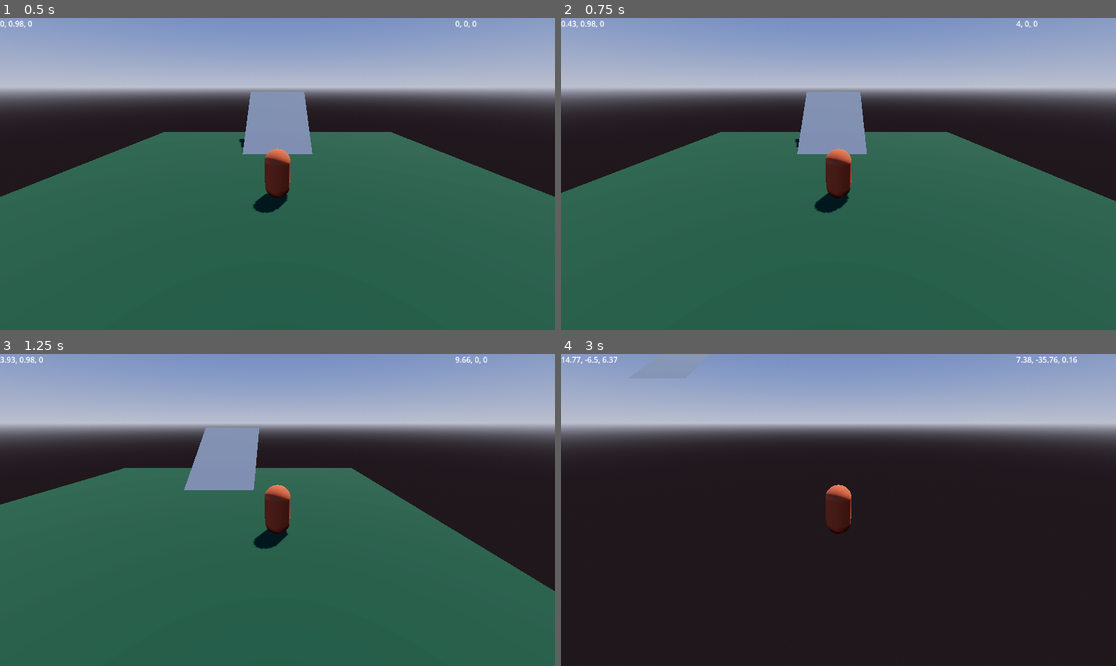
Above: before the commit, frames 1-4 (two rows, left to right).
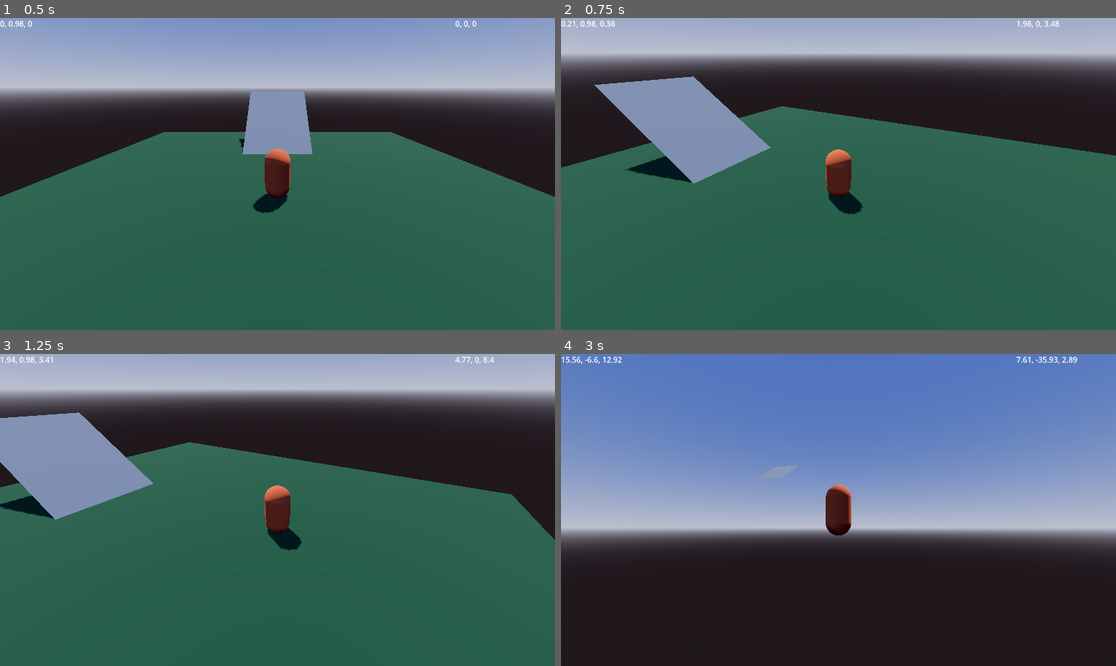
Above: after the commit, the same moments.

Repository: Grantallkotten/my-game
Game: Godot game, scene res://scene.tscn
Same seed, same stepped clock (60 frames per second), same inputs: the game is played once before the commit and once after it.
Inputs (mouse positions are in pixels of both pictures, inside the frame that each line leads up to):
- Up to frame 1 (0.5 s): no input
- Up to frame 2 (0.75 s): tap Enter at 0.5 s; move the mouse to (960, 158) at 0.52 s; press the mouse at (960, 158) at 0.53 s; hold D (move_right) from 0.53 s (still down)
- Up to frame 3 (1.25 s): keep holding D (move_right); tap Space (jump) at 0.77, 0.8, 1.07 s
- Up to frame 4 (3 s): move the mouse to (727, 525) at 1.27 s; release D (move_right) at 1.28 s; release the mouse at (727, 525) at 1.28 s; hold S (move_backwards) 1.28-2.03 s; tap Space (jump) at 1.35, 1.52, 1.82, 2.3 s; click (727, 525) at 1.55 s; move the mouse to (894, 441) at 2.02 s; press the mouse at (894, 441) at 2.03 s; hold D (move_right) 2.03-2.78 s; move the mouse to (810, 572) at 2.77 s; release the mouse at (810, 572) at 2.78 s; hold W (move_forward) from 2.78 s (still down); click (810, 572) at 2.85 s

Frame 1 is identical in both runs. In frame 2, 39% of the frame differs, in the area x 0-100%, y 0-64%; in frame 3, 41%; in frame 4, 61%.

Commit message:
Camera movments added

Diff:
--- a/player/player.gd
+++ b/player/player.gd
@@ -2,18 +2,45 @@
 
 @onready var position_label: Label = $HUD/HUDArea/PositionLabel
 @onready var velocity_label: Label = $HUD/HUDArea/VelocityLabel
+
+@onready var camera: Camera3D = $CameraPivot/PitchPivot/Camera3D
+@onready var camera_pivot: Node3D = $CameraPivot
+
+@export_range(0.0, 1.0) var mouse_sensitivity: float = 0.25
+
 
 @export var walk_speed: float = 10.0
 @export var walk_acceleration: float = 20.0
 @export var jump_strength: float = 20.0
 @export var gravity: float = 90.0
 
-# Called when the node enters the scene tree for the first time.
+var camera_input_dirction: Vector2 = Vector2.ZERO
+
 func _ready() -> void:
-	pass # Replace with function body.
+	Input.mouse_mode = Input.MOUSE_MODE_CAPTURED
+
+func _input(event: InputEvent) -> void:
+	if event.is_action_pressed("left_click"):
+		Input.mouse_mode = Input.MOUSE_MODE_CAPTURED
+	if event.is_action_pressed("ui_cancel"):
+		Input.mouse_mode = Input.MOUSE_MODE_VISIBLE
 
 
-# Called every frame. 'delta' is the elapsed time since the previous frame.
+func _unhandled_input(event: InputEvent) -> void:
+	var camera_in_motion := (event is InputEventMouseMotion and Input.get_mouse_mode() == Input.MOUSE_MODE_CAPTURED)
+	if camera_in_motion:
+		camera_input_dirction = event.screen_relative * mouse_sensitivity
+
+func _physics_process(delta: float) -> void:
+	var camera_pivot_x_upper_limit: float = PI / 12.0
+	var camera_pivot_x_lower_limit: float = - PI / 6.0
+
+	camera_pivot.rotation.x += camera_input_dirction.y * delta
+	camera_pivot.rotation.x = clamp(camera_pivot.rotation.x, camera_pivot_x_lower_limit, camera_pivot_x_upper_limit)
+
+	camera_pivot.rotation.y += -camera_input_dirction.x * delta
+	camera_input_dirction = Vector2.ZERO
+
 func _process(delta: float) -> void:
 	_player_movment(delta)
 	_set_hud()
@@ -22,15 +49,20 @@
 		restart_scene()
 
 func _player_movment(delta: float) -> void:
-	var movment_direction := Vector3.ZERO
+	var movment_direction: Vector3 = Vector3.ZERO
+	var forward = camera.global_basis.z
+	var right = camera.global_basis.x
+
 	# Input.get_axis(A, B) --> A will return 1.0 and B -1.0
 	movment_direction.x = Input.get_axis("move_left", "move_right")
 	movment_direction.z = Input.get_axis("move_forward", "move_backwards")
+	movment_direction = forward * movment_direction.z + right * movment_direction.x
 	movment_direction = movment_direction.normalized()
+
 
 	velocity = velocity.move_toward(movment_direction * walk_speed, walk_acceleration * delta)
 
-	var is_about_to_jump := Input.is_action_just_pressed("jump") and is_on_floor()
+	var is_about_to_jump = Input.is_action_just_pressed("jump") and is_on_floor()
 	if is_about_to_jump:
 		velocity.y += jump_strength
 
--- a/player/player.tscn
+++ b/player/player.tscn
@@ -40,6 +40,7 @@
 anchor_bottom = 1.0
 grow_horizontal = 2
 grow_vertical = 2
+mouse_filter = 1
 
 [node name="PositionLabel" type="Label" parent="HUD/HUDArea"]
 layout_mode = 1
--- a/project.godot
+++ b/project.godot
@@ -47,3 +47,8 @@
 "events": [Object(InputEventKey,"resource_local_to_scene":false,"resource_name":"","device":-1,"window_id":0,"alt_press …(192 unchanged characters)…
 ]
 }
+left_click={
+"deadzone": 0.5,
+"events": [Object(InputEventMouseButton,"resource_local_to_scene":false,"resource_name":"","device":-1,"window_id":0,"alt_pressed":false,"shift_pressed":false,"ctrl_pressed":false,"meta_pressed":false,"button_mask":0,"position":Vector2(0, 0),"global_position":Vector2(0, 0),"factor":1.0,"button_index":1,"canceled":false,"pressed":false,"double_click":false,"script":null)
+]
+}
